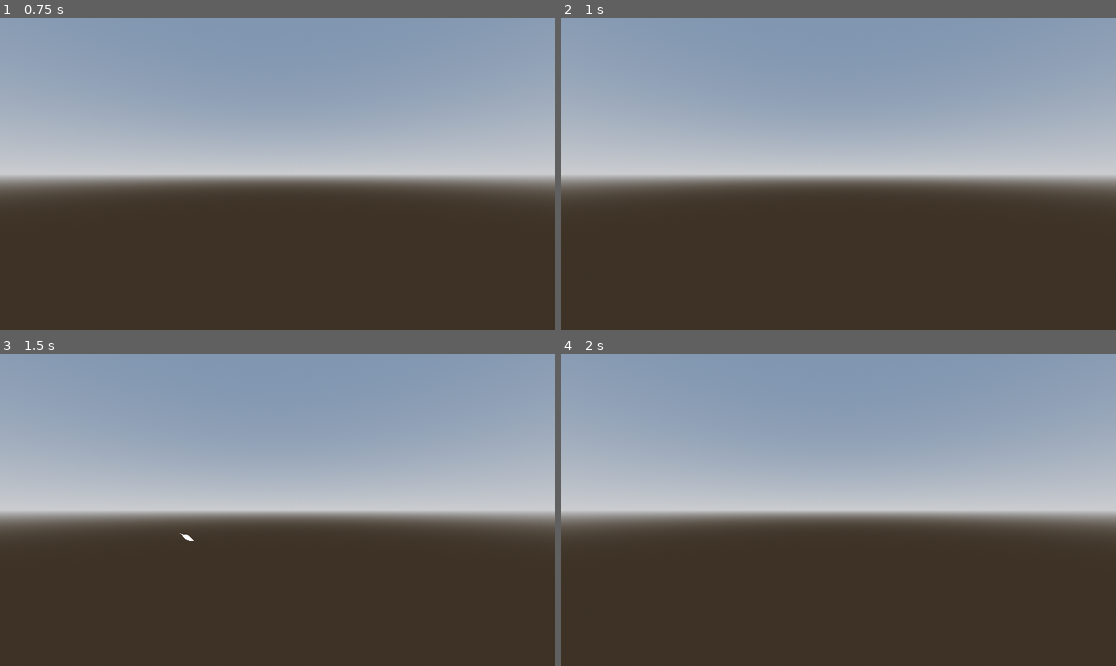
Above: before the commit, frames 1-4 (two rows, left to right).
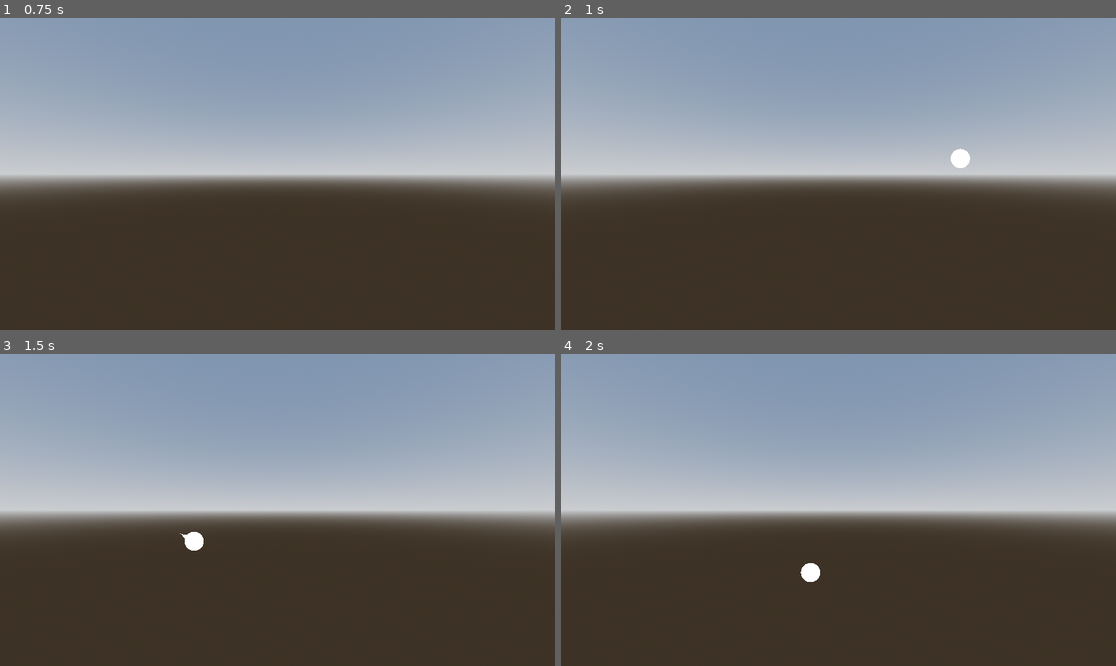
Above: after the commit, the same moments.

Repository: XpolioN2005/SwipeFall
Game: Godot game, scene res://test.tscn
The game is run twice, just before and just after one commit, with the same random seed, the same clock (stepped at 60 frames per second) and the same inputs.
Inputs (mouse positions are in pixels of both pictures, inside the frame that each line leads up to):
- Up to frame 1 (0.75 s): tap Enter at 0.5 s; move the mouse to (399, 158) at 0.52 s; click (399, 158) at 0.67 s
- Up to frame 2 (1 s): no input
- Up to frame 3 (1.5 s): tap Space at 1.25 s; drag from (166, 525) to (249, 572) at 1.27 s
- Up to frame 4 (2 s): no input

Frame 1 is identical in both runs. In frame 2, 0.2% of the frame differs, in the area x 70-74%, y 41-49%; in frame 3, 0.1%; in frame 4, 0.2%.

Commit message:
update: slash - > atk
added tap state for pierce atks

Diff:
--- a/src/Player/Slash/slash.gd
+++ b/src/Player/Atk/player_atk.gd
@@ -1,5 +1,5 @@
 extends Node2D
-class_name SlashTrail
+class_name PlayerAtk
 
 @export var line: Line2D
 @export var area: Area2D
@@ -8,12 +8,13 @@
 @export var lifetime: float = 1.0
 @export var decay_rate: float = 0.01
 
+var is_slash: bool = false
+var finger_id: int
+
 const MAX_POINTS: int = 200
 
-var is_active: bool = true
+var drag_ended: bool = false
 var decay_running: bool = false
-
-var raycasts_this_second: int = 0
 
 @onready var curve: Curve2D = Curve2D.new()
 
@@ -26,11 +27,13 @@
 
 	player_cam = get_viewport().get_camera_3d() as PlayerCam
 
-	SignalBus.dragging.connect(_on_dragging)
-	SignalBus.drag_ended.connect(_on_drag_ended)
+	_raycast(global_position)
+
+	if is_slash:
+		SignalBus.dragging.connect(_on_dragging)
+		SignalBus.drag_ended.connect(_on_drag_ended)
 
 	_start_lifetime()
-	_start_raycast_counter()
 
 
 func _exit_tree() -> void:
@@ -41,25 +44,27 @@
 		SignalBus.drag_ended.disconnect(_on_drag_ended)
 
 
-func _start_raycast_counter() -> void:
-	while is_inside_tree():
-		await get_tree().create_timer(1.0).timeout
-		print("Raycasts/sec: ", raycasts_this_second)
-		raycasts_this_second = 0
-
-
 func _start_lifetime() -> void:
 	await get_tree().create_timer(lifetime).timeout
 
-	_decay()
+	if not is_slash:
+		drag_ended = true
+
+	if not decay_running:
+		_decay()
 
 
-func _on_drag_ended(_finger: int, _position: Vector2) -> void:
-	is_active = false
+func _on_drag_ended(finger: int, _position: Vector2) -> void:
+	if finger_id != finger:
+		return
+	drag_ended = true
 
 
-func _on_dragging(_finger: int, pos: Vector2, _delta: Vector2) -> void:
-	if not is_active:
+func _on_dragging(finger: int, pos: Vector2, _delta: Vector2) -> void:
+	if finger_id != finger:
+		return
+
+	if drag_ended:
 		return
 
 	var local_pos: Vector2 = to_local(pos)
@@ -75,10 +80,7 @@
 	curve.add_point(local_pos)
 	# print("added point")
 
-	if player_cam:
-		var hit: Node3D = player_cam.raycast_from_screen(pos)
-		raycasts_this_second += 1
-		# print(hit)
+	_raycast(pos)
 
 	if curve.point_count > MAX_POINTS:
 		curve.remove_point(0)
@@ -98,10 +100,15 @@
 			curve.remove_point(0)
 			_update_line()
 
-		if curve.point_count == 0 and not is_active:
+		if curve.point_count == 0 and drag_ended:
 			break
 
 		await get_tree().create_timer(decay_rate).timeout
 
 	decay_running = false
 	queue_free()
+
+func _raycast(pos: Vector2) -> void:
+	if player_cam:
+		var hit: Node3D = player_cam.raycast_from_screen(pos)
+		print(hit)
--- a/src/Player/Slash/slash.tscn
+++ b/src/Player/Atk/player_atk.tscn
@@ -1,6 +1,6 @@
 [gd_scene format=3 uid="uid://sjsl72bueesm"]
 
-[ext_resource type="Script" uid="uid://bcxqfyw550dyv" path="res://Player/Slash/slash.gd" id="1_q1r0c"]
+[ext_resource type="Script" uid="uid://bcxqfyw550dyv" path="res://Player/Atk/player_atk.gd" id="1_xnawf"]
 
 [sub_resource type="Curve" id="Curve_l8h54"]
 _data = [Vector2(1e-05, 0), 0.0, 0.0, 0, 0, Vector2(0.5, 1), 0.0, 0.0, 0, 0, Vector2(1, 0), -2.0, 0.0, 1, 0]
@@ -13,8 +13,8 @@
 [sub_resource type="CircleShape2D" id="CircleShape2D_l8h54"]
 radius = 20.0
 
-[node name="slash" type="Node2D" unique_id=562439126 node_paths=PackedStringArray("line", "area")]
-script = ExtResource("1_q1r0c")
+[node name="PlayerAtk" type="Node2D" unique_id=562439126 node_paths=PackedStringArray("line", "area")]
+script = ExtResource("1_xnawf")
 line = NodePath("Line2D")
 area = NodePath("Area2D")
 point_distance_threshold = 20.0
@@ -30,7 +30,6 @@
 [node name="Area2D" type="Area2D" parent="." unique_id=649688203]
 
 [node name="MeshInstance2D" type="MeshInstance2D" parent="Area2D" unique_id=342628107]
-visible = false
 mesh = SubResource("SphereMesh_l8h54")
 
 [node name="CollisionShape2D" type="CollisionShape2D" parent="Area2D" unique_id=1424058888]
--- a/src/Player/player_cam.gd
+++ b/src/Player/player_cam.gd
@@ -1,13 +1,14 @@
 extends Camera3D
 class_name PlayerCam
 
-@export var hit_visual_scene: PackedScene = preload("res://Player/Slash/slash.tscn")
+@export var hit_visual_scene: PackedScene = preload("res://Player/Atk/player_atk.tscn")
 @export var canvas: CanvasLayer
 
 const RAY_LENGTH: float = 200.0
 
 func _ready() -> void:
 	SignalBus.drag_started.connect(_on_drag_started)
+	SignalBus.tap.connect(_on_tap)
 
 func raycast_from_screen(pos: Vector2) -> Node3D:
 	var space_state: PhysicsDirectSpaceState3D = get_world_3d().direct_space_state
@@ -23,14 +24,28 @@
 
 	return result["collider"] as Node3D
 
+func _add_visual(finger: int, pos: Vector2, slash: bool) -> PlayerAtk:
+	var hit_inst: Node = hit_visual_scene.instantiate()
+	var hit_obj: PlayerAtk = hit_inst as PlayerAtk
 
-func _on_drag_started(_finger: int, pos: Vector2) -> void:
-	var hit_isnt: Node = hit_visual_scene.instantiate()
-	var hit_visual: Node2D = hit_isnt as Node2D
+	if hit_obj == null:
+		push_error("hit_visual_scene root must inherit PlayerAtk")
+		if hit_inst:
+			hit_inst.queue_free()
+		return null
 
-	if hit_visual == null:
-		push_error("hit_visual_scene root must inherit Node2D")
-		return
+	hit_obj.global_position = pos
+	hit_obj.finger_id = finger
+	hit_obj.is_slash = slash
 
-	hit_visual.global_position = pos
-	canvas.add_child(hit_visual)
+	canvas.add_child(hit_obj)
+
+	return hit_obj
+
+
+func _on_drag_started(finger: int, pos: Vector2) -> void:
+	_add_visual(finger, pos, true)
+
+
+func _on_tap(finger: int, pos: Vector2) -> void:
+	_add_visual(finger, pos, false)
Renamed: src/Player/Slash/slash.gd.uid -> src/Player/Atk/player_atk.gd.uid
